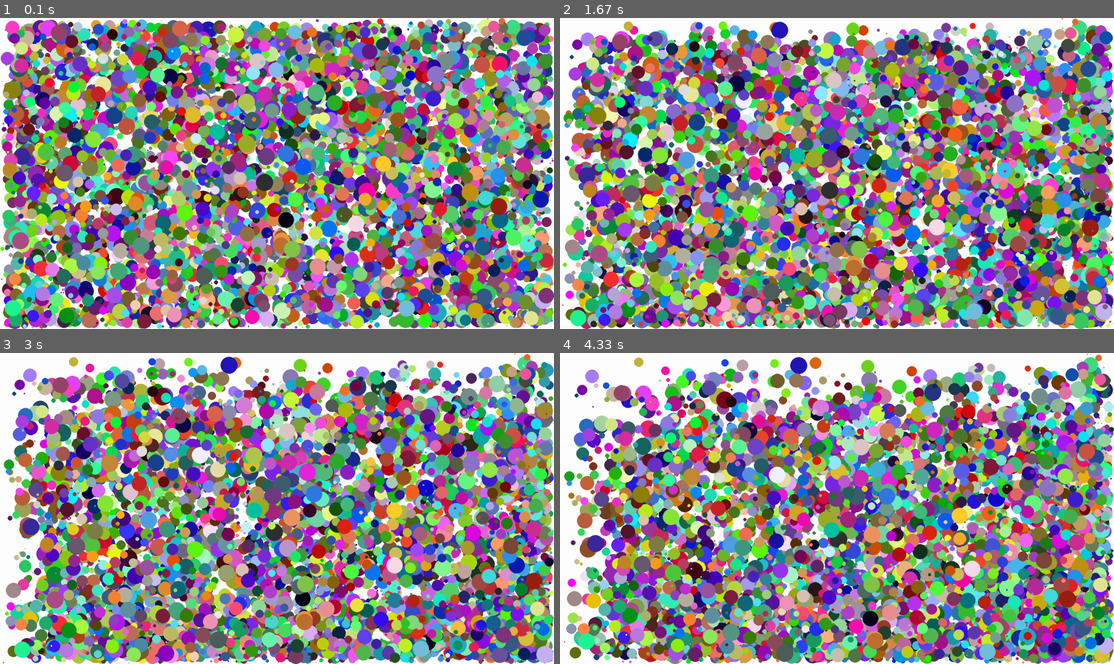
Above: before the commit, frames 1-4 (two rows, left to right).
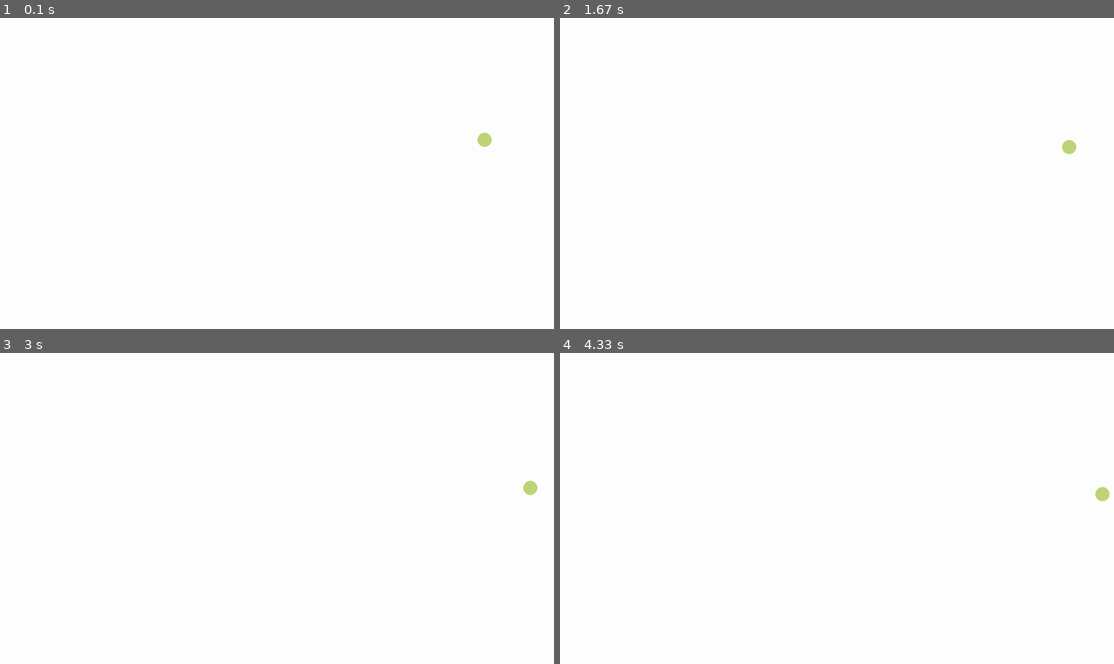
Above: after the commit, the same moments.

Repository: sps-trutnov/cviceni-1ep-sk1-pygame
Game: pygame game, started from src/hello_pygame.py
Same seed, same stepped clock (60 frames per second), same inputs: the game is played once before the commit and once after it.
Inputs:
- Up to frame 1 (0.1 s): no input
- Up to frame 2 (1.67 s): no input
- Up to frame 3 (3 s): no input
- Up to frame 4 (4.33 s): no input

The runs differ from the first frame. In frame 1, 93% of the frame differs, in the area x 0-100%, y 0-100%; in frame 2, 88%; in frame 3, 85%; in frame 4, 82%.

Commit message:
Zjednodušení zpátky na jeden míček

Diff:
--- a/src/hello_pygame.py
+++ b/src/hello_pygame.py
@@ -10,35 +10,28 @@
 cernobily_rezim = False
 max_velikost_micku = 50
 
-pocet_micku = 6000
-
 # logika aplikace
 pygame.init()
 
 okno = pygame.display.set_mode((rozmer_okna_x, rozmer_okna_y))
-pygame.display.set_caption("Míčkyyy!")
+pygame.display.set_caption("Míčeeek!")
 
-micky = []
+micek = dict()
 
-for i in range(pocet_micku):
-    micek = dict()
+micek_w = random.randint(1, max_velikost_micku)
+micek_h = micek_w
 
-    micek['w'] = random.randint(1, max_velikost_micku)
-    micek['h'] = micek['w']
+micek_x= random.randint(0, rozmer_okna_x - micek_w)
+micek_y = random.randint(0, rozmer_okna_y - micek_h)
 
-    micek['x']= random.randint(0, rozmer_okna_x - micek['w'])
-    micek['y'] = random.randint(0, rozmer_okna_y - micek['h'])
+micek_dx = random.random()
+micek_dy = random.random()
 
-    micek['dx'] = random.random()
-    micek['dy'] = random.random()
-
-    if cernobily_rezim:
-        odstin = random.randint(0, 254)
-        micek['rgb'] = (odstin, odstin, odstin)
-    else:
-        micek['rgb'] = (random.randint(0, 254), random.randint(0, 254), random.randint(0, 254))
-
-    micky.append(micek)
+if cernobily_rezim:
+    odstin = random.randint(0, 254)
+    micek_rgb = (odstin, odstin, odstin)
+else:
+    micek_rgb = (random.randint(0, 254), random.randint(0, 254), random.randint(0, 254))
 
 while True:
     for udalost in pygame.event.get():
@@ -47,23 +40,22 @@
 
     okno.fill((255, 255, 255))
 
-    for micek in micky:
-        micek['x'] = micek['x'] + micek['dx']
-        micek['y'] = micek['y'] + micek['dy']
+    micek_x = micek_x + micek_dx
+    micek_y = micek_y + micek_dy
 
-        if micek['y'] < 0:
-            micek['y'] = 0
-            micek['dy'] *= -1
-        if micek['y'] > rozmer_okna_y - micek['h']:
-            micek['y'] = rozmer_okna_y - micek['h']
-            micek['dy'] *= -1
-        if micek['x'] < 0:
-            micek['x'] = 0
-            micek['dx'] *= -1
-        if micek['x'] > rozmer_okna_x - micek['w']:
-            micek['x'] = rozmer_okna_x - micek['w']
-            micek['dx'] *= -1
+    if micek_y < 0:
+        micek_y = 0
+        micek_dy *= -1
+    if micek_y > rozmer_okna_y - micek_h:
+        micek_y = rozmer_okna_y - micek_h
+        micek_dy *= -1
+    if micek_x < 0:
+        micek_x = 0
+        micek_dx *= -1
+    if micek_x > rozmer_okna_x - micek_w:
+        micek_x = rozmer_okna_x - micek_w
+        micek_dx *= -1
 
-        pygame.draw.ellipse(okno, micek['rgb'], (micek['x'], micek['y'], micek['w'], micek['h']))
+    pygame.draw.ellipse(okno, micek_rgb, (micek_x, micek_y, micek_w, micek_h))
 
     pygame.display.update()
